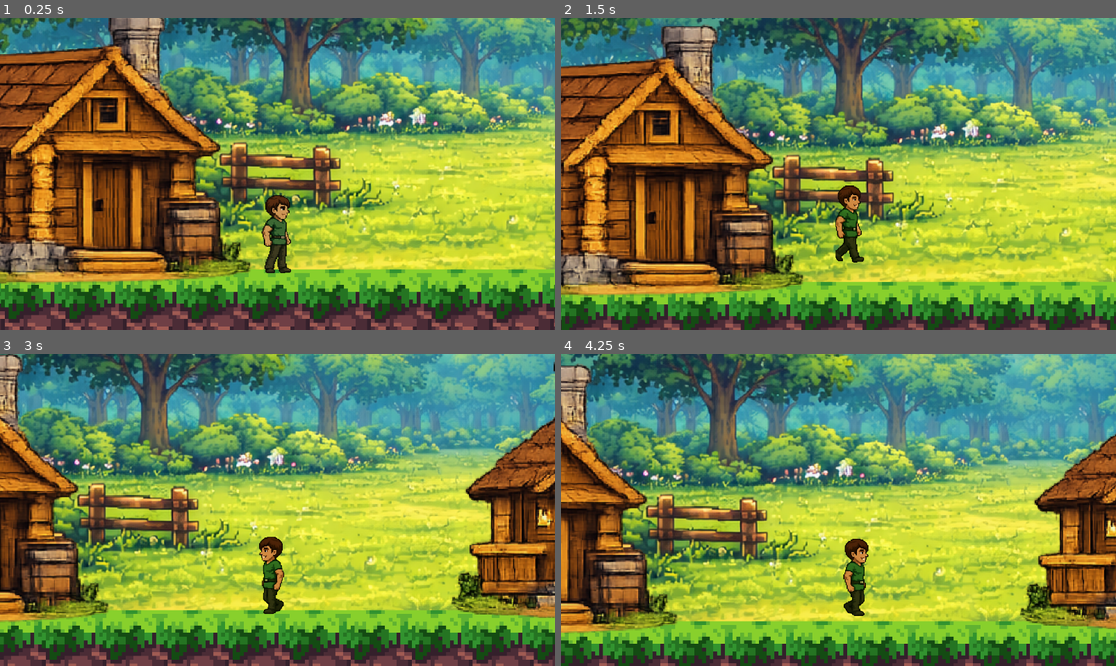
Above: before the commit, frames 1-4 (two rows, left to right).
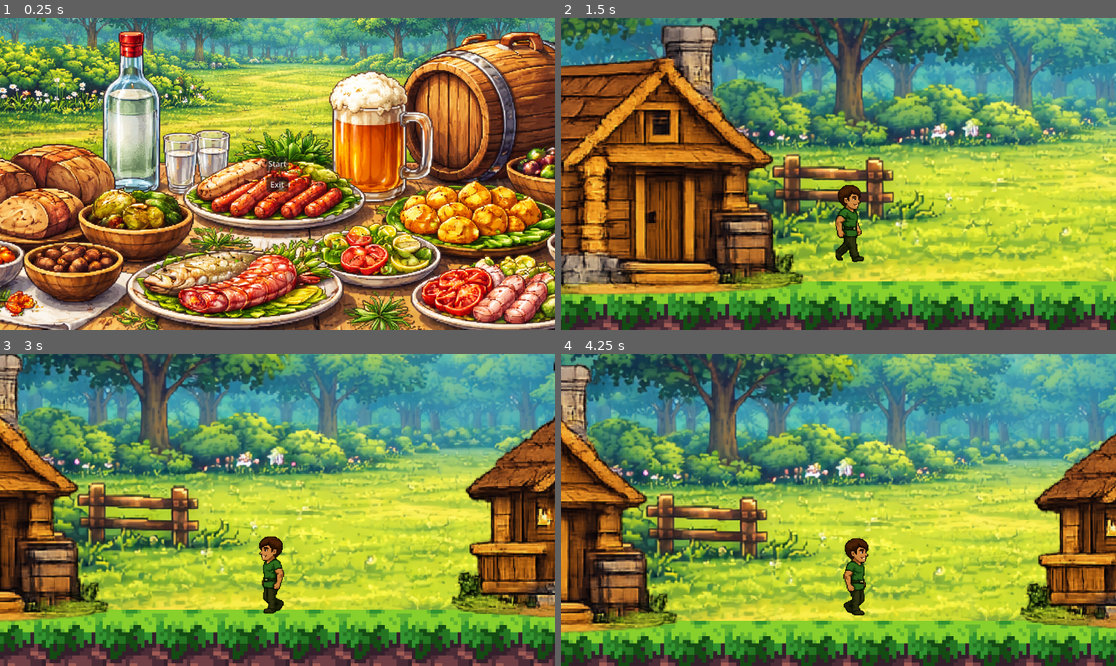
Above: after the commit, the same moments.

Repository: vip21-000/mega_game
Game: Godot game, scene res://scenes/menu/menu.tscn
Two runs of this game, one before a commit and one after it. Both use one fixed random seed, a clock stepped at 60 frames per second and the inputs below. Before the commit the project starts from res://scenes/node_2d.tscn.
Inputs (mouse positions are in pixels of both pictures, inside the frame that each line leads up to):
- Up to frame 1 (0.25 s): no input
- Up to frame 2 (1.5 s): click (838, 164) at 0.5 s, where only the run after the commit has a clickable "Start"; tap Enter (ui_accept) at 1.25 s; hold D (right) from 1.28 s (still down)
- Up to frame 3 (3 s): tap Enter (ui_accept) at 1.52, 2.27 s; release D (right) at 2.78 s; hold A (left) from 2.78 s (still down)
- Up to frame 4 (4.25 s): release A (left) at 3.53 s; hold D (right) from 3.53 s (still down); tap Enter (ui_accept) at 3.77 s

The runs differ from the first frame. In frame 1, 97% of the frame differs, in the area x 0-100%, y 0-100%; in frame 2, 7.7%; in frame 3, 6.8%; in frame 4, 6.7%.

Commit message:
the menu was created

Diff:
--- a/project.godot
+++ b/project.godot
@@ -11,7 +11,7 @@
 [application]
 
 config/name="Новий проєкт гри"
-run/main_scene="uid://bvapqv0g0nmnk"
+run/main_scene="uid://bf76pfx1c004f"
 config/features=PackedStringArray("4.6", "Forward Plus")
 config/icon="res://icon.svg"
 
--- /dev/null
+++ b/scenes/menu/menu.gd
@@ -0,0 +1,22 @@
+extends CanvasLayer
+
+
+# Called when the node enters the scene tree for the first time.
+func _ready() -> void:
+	pass # Replace with function body.
+
+
+# Called every frame. 'delta' is the elapsed time since the previous frame.
+func _process(delta: float) -> void:
+	pass
+
+
+
+
+
+func _on_start_pressed() -> void:
+	get_tree().change_scene_to_file("res://scenes/world.tscn")
+
+
+func _on_exit_pressed() -> void:
+	get_tree().quit()
--- /dev/null
+++ b/scenes/menu/menu.tscn
@@ -0,0 +1,43 @@
+[gd_scene format=3 uid="uid://bf76pfx1c004f"]
+
+[ext_resource type="Script" uid="uid://c6e37p8y4dyb" path="res://scenes/menu/menu.gd" id="1_klgdb"]
+[ext_resource type="Texture2D" uid="uid://d2ynoj2pr2eml" path="res://background/poljana.png" id="2_mcvr8"]
+
+[node name="Menu" type="CanvasLayer" unique_id=1320789879]
+script = ExtResource("1_klgdb")
+
+[node name="MarginContainer" type="MarginContainer" parent="." unique_id=1766978812]
+anchors_preset = 8
+anchor_left = 0.5
+anchor_top = 0.5
+anchor_right = 0.5
+anchor_bottom = 0.5
+offset_left = -23.0
+offset_top = -37.0
+offset_right = 23.0
+offset_bottom = 37.0
+grow_horizontal = 2
+grow_vertical = 2
+size_flags_horizontal = 4
+
+[node name="TextureRect" type="TextureRect" parent="MarginContainer" unique_id=708002165]
+layout_mode = 2
+texture = ExtResource("2_mcvr8")
+
+[node name="VSplitContainer" type="VSplitContainer" parent="MarginContainer" unique_id=1942851400]
+layout_mode = 2
+size_flags_horizontal = 4
+size_flags_vertical = 4
+split_offsets = PackedInt32Array(31)
+split_offset = 31
+
+[node name="Start" type="Button" parent="MarginContainer/VSplitContainer" unique_id=1983307387]
+layout_mode = 2
+text = "Start"
+
+[node name="Exit" type="Button" parent="MarginContainer/VSplitContainer" unique_id=40240322]
+layout_mode = 2
+text = "Exit"
+
+[connection signal="pressed" from="MarginContainer/VSplitContainer/Start" to="." method="_on_start_pressed"]
+[connection signal="pressed" from="MarginContainer/VSplitContainer/Exit" to="." method="_on_exit_pressed"]
--- a/scenes/node_2d.tscn
+++ b/scenes/world.tscn
@@ -1,16 +1,16 @@
 [gd_scene format=4 uid="uid://bvapqv0g0nmnk"]
 
-[ext_resource type="Texture2D" uid="uid://d3qft8knsdh5y" path="res://background/background.png" id="1_fws66"]
-[ext_resource type="Texture2D" uid="uid://d2ynoj2pr2eml" path="res://background/poljana.png" id="2_3m5ht"]
-[ext_resource type="Texture2D" uid="uid://dms10q12yvjvs" path="res://assets/Tiles.png" id="2_hh0fu"]
-[ext_resource type="Texture2D" uid="uid://dnt71i06fx872" path="res://assets/Assets.png" id="3_3m5ht"]
-[ext_resource type="Texture2D" uid="uid://dbo8h5heitic6" path="res://background/house1-.png" id="4_dubn7"]
-[ext_resource type="Texture2D" uid="uid://bw2qg6ttmh61a" path="res://background/house2.png" id="5_08kqv"]
-[ext_resource type="Texture2D" uid="uid://ba0v5ctsgyfds" path="res://background/houses!.png" id="5_f6ptj"]
-[ext_resource type="Texture2D" uid="uid://msxx4dca1o3l" path="res://background/house3.png" id="6_f6ptj"]
-[ext_resource type="Texture2D" uid="uid://22eox4ar15nj" path="res://background/house4-.png" id="7_3m5ht"]
-[ext_resource type="Texture2D" uid="uid://dc33dq418uklj" path="res://background/house5-.png" id="9_dubn7"]
-[ext_resource type="PackedScene" uid="uid://g55fpcra7euo" path="res://scenes/player/player.tscn" id="10_dubn7"]
+[ext_resource type="Texture2D" uid="uid://d3qft8knsdh5y" path="res://background/background.png" id="1_e3hyu"]
+[ext_resource type="Texture2D" uid="uid://d2ynoj2pr2eml" path="res://background/poljana.png" id="2_q5onr"]
+[ext_resource type="Texture2D" uid="uid://dms10q12yvjvs" path="res://assets/Tiles.png" id="3_jhx03"]
+[ext_resource type="Texture2D" uid="uid://dnt71i06fx872" path="res://assets/Assets.png" id="4_o8fc1"]
+[ext_resource type="Texture2D" uid="uid://ba0v5ctsgyfds" path="res://background/houses!.png" id="5_xo05s"]
+[ext_resource type="Texture2D" uid="uid://dbo8h5heitic6" path="res://background/house1-.png" id="6_dss4m"]
+[ext_resource type="Texture2D" uid="uid://msxx4dca1o3l" path="res://background/house3.png" id="7_7t5mc"]
+[ext_resource type="Texture2D" uid="uid://22eox4ar15nj" path="res://background/house4-.png" id="8_lakw3"]
+[ext_resource type="Texture2D" uid="uid://bw2qg6ttmh61a" path="res://background/house2.png" id="9_pm21f"]
+[ext_resource type="Texture2D" uid="uid://dc33dq418uklj" path="res://background/house5-.png" id="10_2lf6f"]
+[ext_resource type="PackedScene" uid="uid://g55fpcra7euo" path="res://scenes/player/player.tscn" id="11_7iits"]
 
 [sub_resource type="Environment" id="Environment_dubn7"]
 
@@ -53,18 +53,18 @@
 4:5/0 = 0
 
 [sub_resource type="TileSetAtlasSource" id="TileSetAtlasSource_q6r6c"]
-texture = ExtResource("3_3m5ht")
+texture = ExtResource("4_o8fc1")
 2:0/0 = 0
 2:0/0/terrain_set = 0
 2:0/0/terrain = 0
-2:0/0/physics_layer_0/polygon_0/points = PackedVector2Array(-8, -6.354768, 8, -6.5288715, 8, 8, -8, 8)
+2:0/0/physics_layer_0/polygon_0/points = PackedVector2Array(8, -6.2950563, 8, 8, -8, 8, -8, -4.136751, -5.5756207, -6.2950563)
 2:0/0/terrains_peering_bit/right_side = 0
 2:0/0/terrains_peering_bit/bottom_right_corner = 0
 2:0/0/terrains_peering_bit/bottom_side = 0
 3:0/0 = 0
 3:0/0/terrain_set = 0
 3:0/0/terrain = 0
-3:0/0/physics_layer_0/polygon_0/points = PackedVector2Array(-8, -6.354768, 8, -6.5288715, 8, 8, -8, 8)
+3:0/0/physics_layer_0/polygon_0/points = PackedVector2Array(8, 8, -8, 8, -8, -5.329692, -7.159967, -6.3129625, 7.049056, -6.465644, 8, -5.4443088)
 3:0/0/terrains_peering_bit/right_side = 0
 3:0/0/terrains_peering_bit/bottom_right_corner = 0
 3:0/0/terrains_peering_bit/bottom_side = 0
@@ -73,19 +73,19 @@
 4:0/0 = 0
 4:0/0/terrain_set = 0
 4:0/0/terrain = 0
-4:0/0/physics_layer_0/polygon_0/points = PackedVector2Array(-8, -6.354768, 8, -6.5288715, 8, 8, -8, 8)
+4:0/0/physics_layer_0/polygon_0/points = PackedVector2Array(8, -3.8969798, 8, 8, -8, 8, -8, -6.5331717, 4.8712244, -6.4185543)
 4:0/0/terrains_peering_bit/bottom_side = 0
 4:0/0/terrains_peering_bit/bottom_left_corner = 0
 4:0/0/terrains_peering_bit/left_side = 0
 7:0/0 = 0
 7:0/0/terrain_set = 0
-7:0/0/physics_layer_0/polygon_0/points = PackedVector2Array(8, -0.43525696, 8, 8, -8, 8, -0.08705139, 2.524498)
+7:0/0/physics_layer_0/polygon_0/points = PackedVector2Array(8, 2.877739, 8, 8, -2.877739, 8)
 7:0/0/terrains_peering_bit/bottom_right_corner = 1
 7:0/0/terrains_peering_bit/bottom_side = 1
 8:0/0 = 0
 8:0/0/terrain_set = 0
 8:0/0/terrain = 1
-8:0/0/physics_layer_0/polygon_0/points = PackedVector2Array(8, -8, 8, 8, -8, 8, -8, -0.43525887, -0.43525887, -5.484253)
+8:0/0/physics_layer_0/polygon_0/points = PackedVector2Array(8, -5.036045, 8, 8, -8, 8, -8, 2.877739)
 8:0/0/terrains_peering_bit/right_side = 1
 8:0/0/terrains_peering_bit/bottom_right_corner = 1
 8:0/0/terrains_peering_bit/bottom_side = 1
@@ -93,7 +93,7 @@
 9:0/0 = 0
 9:0/0/terrain_set = 0
 9:0/0/terrain = 1
-9:0/0/physics_layer_0/polygon_0/points = PackedVector2Array(-8, -8, 8, -8, 8, 8, -8, 8)
+9:0/0/physics_layer_0/polygon_0/points = PackedVector2Array(8, -5.036045, 8, 8, -8, 8, -8, -5.036045)
 9:0/0/terrains_peering_bit/right_side = 1
 9:0/0/terrains_peering_bit/bottom_right_corner = 1
 9:0/0/terrains_peering_bit/bottom_side = 1
@@ -105,14 +105,14 @@
 10:0/0 = 0
 10:0/0/terrain_set = 0
 10:0/0/terrain = 1
-10:0/0/physics_layer_0/polygon_0/points = PackedVector2Array(8, -0.78346634, 8, 8, -8, 8, -8, -8, 0.60936165, -6.3547697)
+10:0/0/physics_layer_0/polygon_0/points = PackedVector2Array(8, 3.4173145, 8, 8, -8, 8, -8, -5.036045)
 10:0/0/terrains_peering_bit/bottom_right_corner = 1
 10:0/0/terrains_peering_bit/bottom_side = 1
 10:0/0/terrains_peering_bit/bottom_left_corner = 1
 10:0/0/terrains_peering_bit/left_side = 1
 11:0/0 = 0
 11:0/0/terrain_set = 0
-11:0/0/physics_layer_0/polygon_0/points = PackedVector2Array(8, 8, -8, 8, -8, -0.60936165)
+11:0/0/physics_layer_0/polygon_0/points = PackedVector2Array(2.877739, 8, -8, 8, -8, 3.4173145)
 11:0/0/terrains_peering_bit/bottom_side = 1
 11:0/0/terrains_peering_bit/bottom_left_corner = 1
 13:0/0 = 0
@@ -123,14 +123,14 @@
 1:1/0 = 0
 1:1/0/terrain_set = 0
 1:1/0/terrain = 0
-1:1/0/physics_layer_0/polygon_0/points = PackedVector2Array(-8, -8, 8, -8, 8, 8, -8, 8)
+1:1/0/physics_layer_0/polygon_0/points = PackedVector2Array(8, -6.2950563, 8, 8, -8, 8, -8, -4.136751, -5.5756207, -6.2950563)
 1:1/0/terrains_peering_bit/right_side = 0
 1:1/0/terrains_peering_bit/bottom_right_corner = 0
 1:1/0/terrains_peering_bit/bottom_side = 0
 2:1/0 = 0
 2:1/0/terrain_set = 0
 2:1/0/terrain = 0
-2:1/0/physics_layer_0/polygon_0/points = PackedVector2Array(-8, -8, 8, -8, 8, 8, -8, 8)
+2:1/0/physics_layer_0/polygon_0/points = PackedVector2Array(8, 8, -8, 8, -8, -4.5846825, -5.673542, -8, 8, -8)
 2:1/0/terrains_peering_bit/right_side = 0
 2:1/0/terrains_peering_bit/bottom_right_corner = 0
 2:1/0/terrains_peering_bit/bottom_side = 0
@@ -164,20 +164,20 @@
 5:1/0 = 0
 5:1/0/terrain_set = 0
 5:1/0/terrain = 0
-5:1/0/physics_layer_0/polygon_0/points = PackedVector2Array(-8, -8, 8, -8, 8, 8, -8, 8)
+5:1/0/physics_layer_0/polygon_0/points = PackedVector2Array(-8, -5.935337, 8, -5.935337, 8, 8, -8, 8)
 5:1/0/terrains_peering_bit/bottom_side = 0
 5:1/0/terrains_peering_bit/bottom_left_corner = 0
 5:1/0/terrains_peering_bit/left_side = 0
 6:1/0 = 0
 6:1/0/terrain_set = 0
-6:1/0/physics_layer_0/polygon_0/points = PackedVector2Array(8, 8, -8, 8, 8, -8)
+6:1/0/physics_layer_0/polygon_0/points = PackedVector2Array(8, -4.6763277, 8, 8, -6.115196, 8)
 6:1/0/terrains_peering_bit/right_side = 1
 6:1/0/terrains_peering_bit/bottom_right_corner = 1
 6:1/0/terrains_peering_bit/bottom_side = 1
 7:1/0 = 0
 7:1/0/terrain_set = 0
 7:1/0/terrain = 1
-7:1/0/physics_layer_0/polygon_0/points = PackedVector2Array(-8, -8, 8, -8, 8, 8, -8, 8)
+7:1/0/physics_layer_0/polygon_0/points = PackedVector2Array(8, -8, 8, 8, -8, 8, -8, -4.6763277, -3.2374573, -8)
 7:1/0/terrains_peering_bit/right_side = 1
 7:1/0/terrains_peering_bit/bottom_right_corner = 1
 7:1/0/terrains_peering_bit/bottom_side = 1
@@ -224,7 +224,7 @@
 11:1/0 = 0
 11:1/0/terrain_set = 0
 11:1/0/terrain = 1
-11:1/0/physics_layer_0/polygon_0/points = PackedVector2Array(-8, -8, 8, -8, 8, 8, -8, 8)
+11:1/0/physics_layer_0/polygon_0/points = PackedVector2Array(8, 8, -8, 8, -8, -8, 2.5180225, -8, 8, -3.2374582)
 11:1/0/terrains_peering_bit/right_side = 1
 11:1/0/terrains_peering_bit/bottom_right_corner = 1
 11:1/0/terrains_peering_bit/bottom_side = 1
@@ -235,7 +235,7 @@
 11:1/0/terrains_peering_bit/top_right_corner = 1
 12:1/0 = 0
 12:1/0/terrain_set = 0
-12:1/0/physics_layer_0/polygon_0/points = PackedVector2Array(8, 8, -8, 8, -8, -8)
+12:1/0/physics_layer_0/polygon_0/points = PackedVector2Array(5.215904, 8, -8, 8, -8, -3.7770338)
 12:1/0/terrains_peering_bit/bottom_side = 1
 12:1/0/terrains_peering_bit/bottom_left_corner = 1
 12:1/0/terrains_peering_bit/left_side = 1
@@ -292,7 +292,7 @@
 6:2/0 = 0
 6:2/0/terrain_set = 0
 6:2/0/terrain = 1
-6:2/0/physics_layer_0/polygon_0/points = PackedVector2Array(-8, -8, 8, -8, 8, 8, -8, 8)
+6:2/0/physics_layer_0/polygon_0/points = PackedVector2Array(8, 8, -8, 8, -8, -4.6763277, -6.4749146, -8, 8, -8)
 6:2/0/terrains_peering_bit/right_side = 1
 6:2/0/terrains_peering_bit/bottom_right_corner = 1
 6:2/0/terrains_peering_bit/bottom_side = 1
@@ -309,7 +309,7 @@
 12:2/0 = 0
 12:2/0/terrain_set = 0
 12:2/0/terrain = 1
-12:2/0/physics_layer_0/polygon_0/points = PackedVector2Array(-8, -8, 8, -8, 8, 8, -8, 8)
+12:2/0/physics_layer_0/polygon_0/points = PackedVector2Array(8, 8, -8, 8, -8, -8, 5.3957634, -8, 8, -5.935339)
 12:2/0/terrains_peering_bit/right_side = 1
 12:2/0/terrains_peering_bit/bottom_right_corner = 1
 12:2/0/terrains_peering_bit/bottom_side = 1
@@ -849,6 +849,7 @@
 1:0/0 = 0
 0:0/0 = 0
 0:1/0 = 0
+0:1/0/physics_layer_0/polygon_0/points = PackedVector2Array(8, -5.75548, 8, 8, -8, 8, -8, -5.935339)
 5:0/0 = 0
 16:2/0 = 0
 1:5/0 = 0
@@ -1296,7 +1297,7 @@
 tile_size = Vector2i(64, 64)
 sources/0 = SubResource("TileSetAtlasSource_hsdmi")
 
-[node name="Node2D" type="Node2D" unique_id=1995406514]
+[node name="world" type="Node2D" unique_id=1995406514]
 
 [node name="WorldEnvironment" type="WorldEnvironment" parent="." unique_id=492573208]
 environment = SubResource("Environment_dubn7")
Not shown, added: scenes/menu/menu.gd.uid
Not shown: 4 places in scenes/world.tscn that only renumber resources
